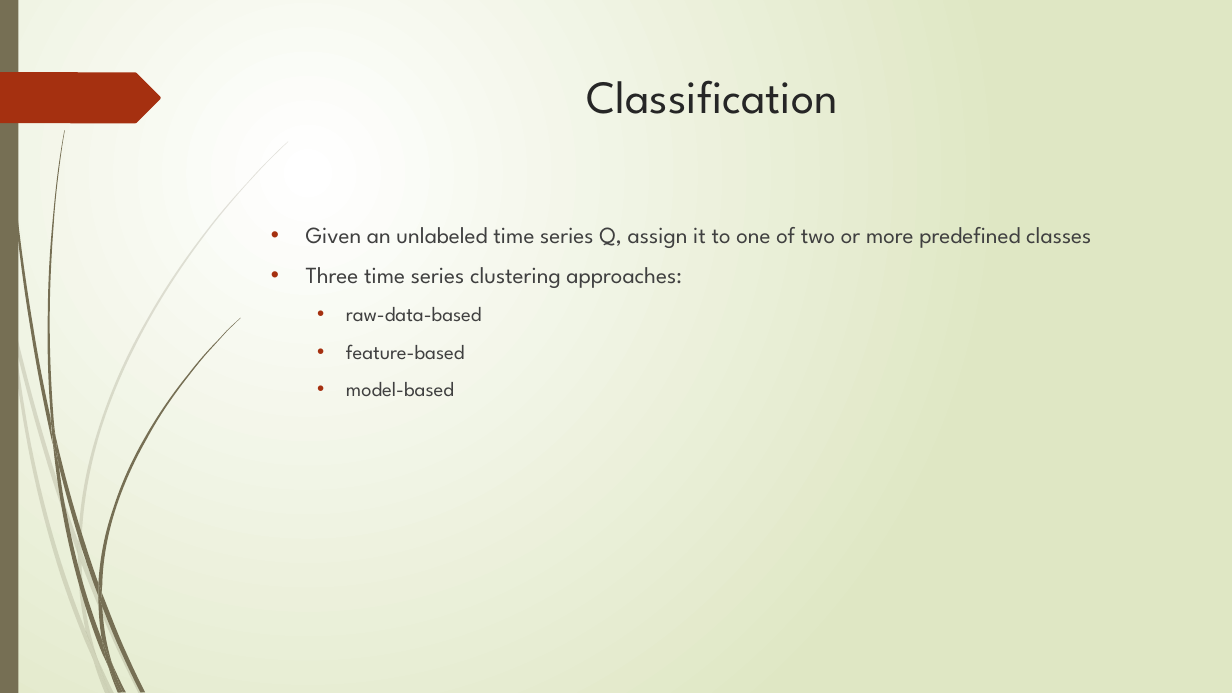
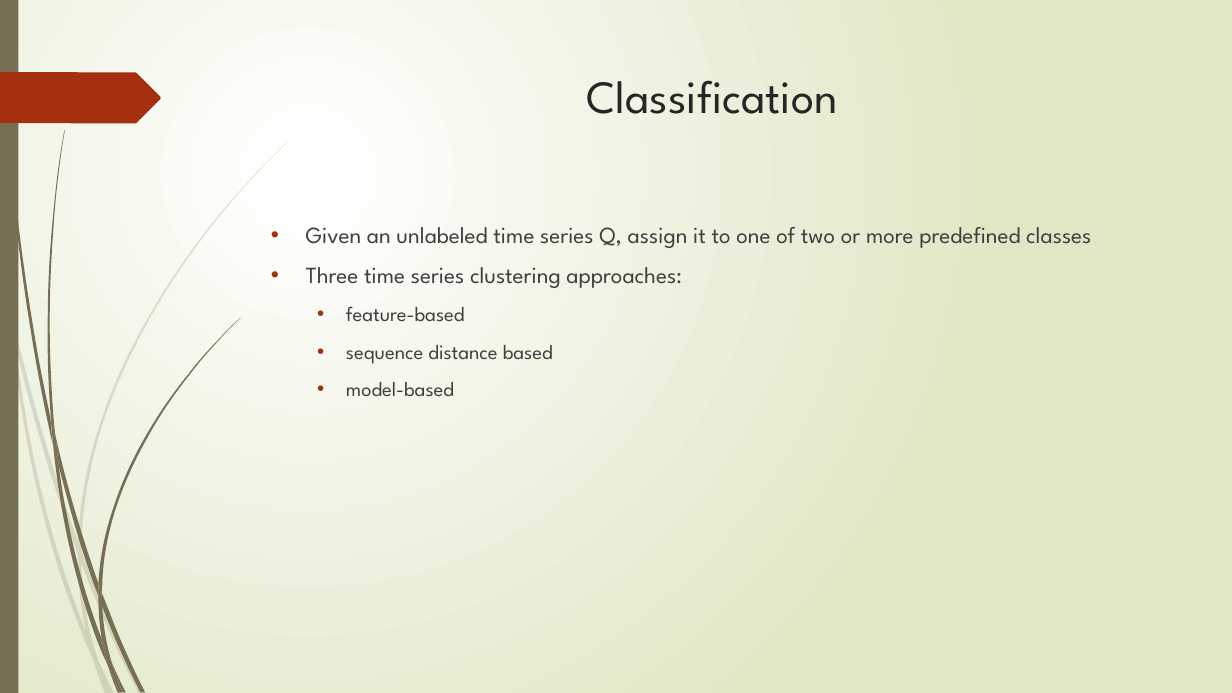
Before and after one commit to zixiaojindao/time-series-survey, a slide deck: slide 11 of slide/tsdm.pptx. Drawn at 1232x693 pixels with LibreOffice and Linux fonts; fonts in the diff are those of the drawing. Boxes give left, top, right and bottom in pixels: in the first picture for what was removed or moved away, otherwise in the second. Text is boxed around its words. In the diff, an @@ line names an element or a change of style, - is before the commit and + after.

```diff
--- a/slide/tsdm.pptx
+++ b/slide/tsdm.pptx
@@ text at [346, 307, 482, 321]: paragraph removed @@
-  • raw-data-based
@@ text at [346, 345, 553, 364]: paragraph added @@
+  • sequence distance based
```
Also in this commit, not shown: 1 other slide changed, 6 slides added.
